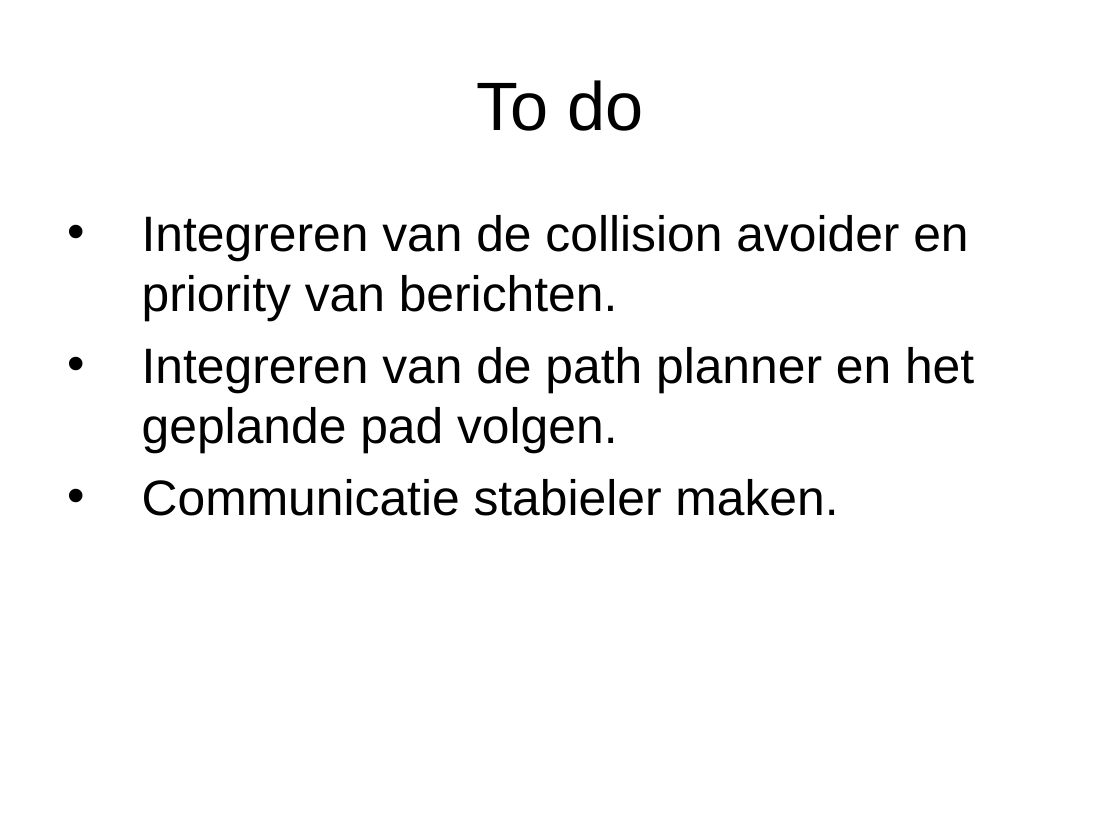
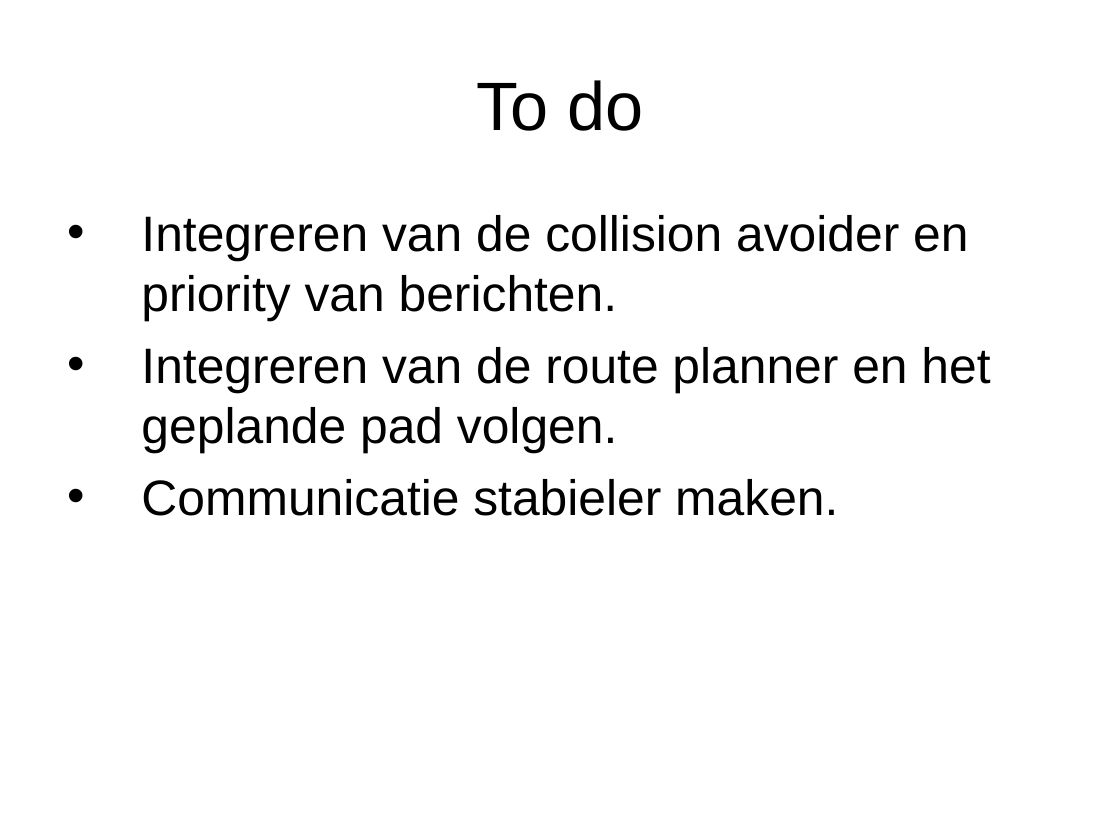
Before and after one commit to tamsl/swe-thaf, a slide deck: slide 13 of doc/presentatie/TEAM F.ppt. Drawn at 1120x840 pixels with LibreOffice and Linux fonts; fonts in the diff are those of the drawing. Boxes give left, top, right and bottom in pixels: in the first picture for what was removed or moved away, otherwise in the second. Text is boxed around its words. In the diff, an @@ line names an element or a change of style, - is before the commit and + after.

```diff
--- a/doc/presentatie/TEAM F.ppt
+++ b/doc/presentatie/TEAM F.ppt
@@ text at box(141, 215, 968, 516): indent changed @@
@@ text at box(141, 347, 990, 453): text changed @@
-• Integreren van de path planner en het geplande pad volgen.
+• Integreren van de route planner en het geplande pad volgen.
```
Also in this commit, not shown: 11 other slides changed.
